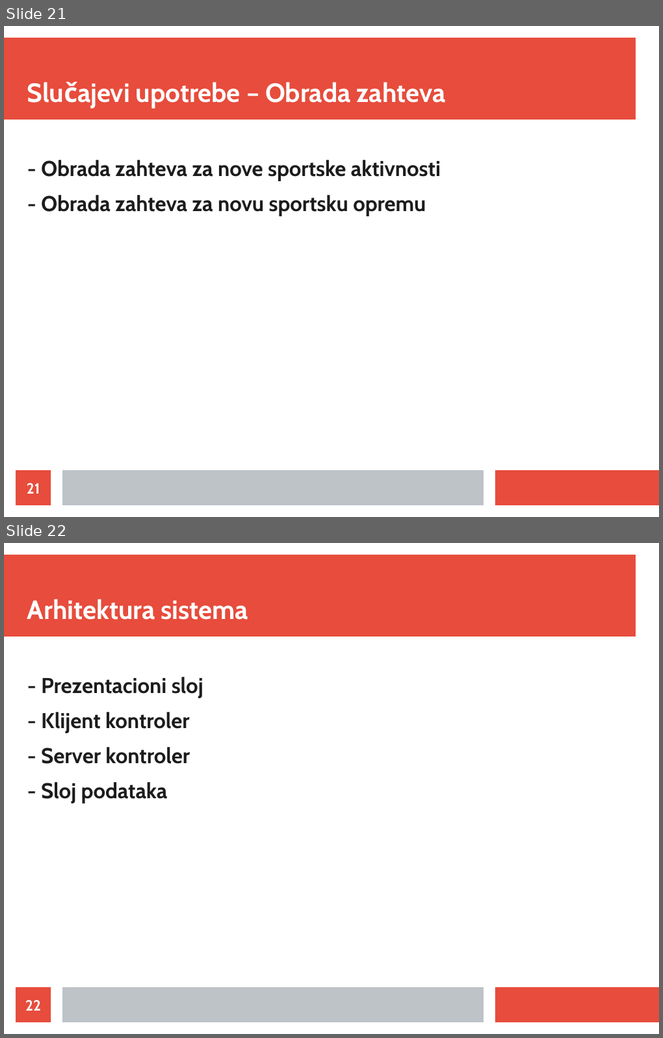
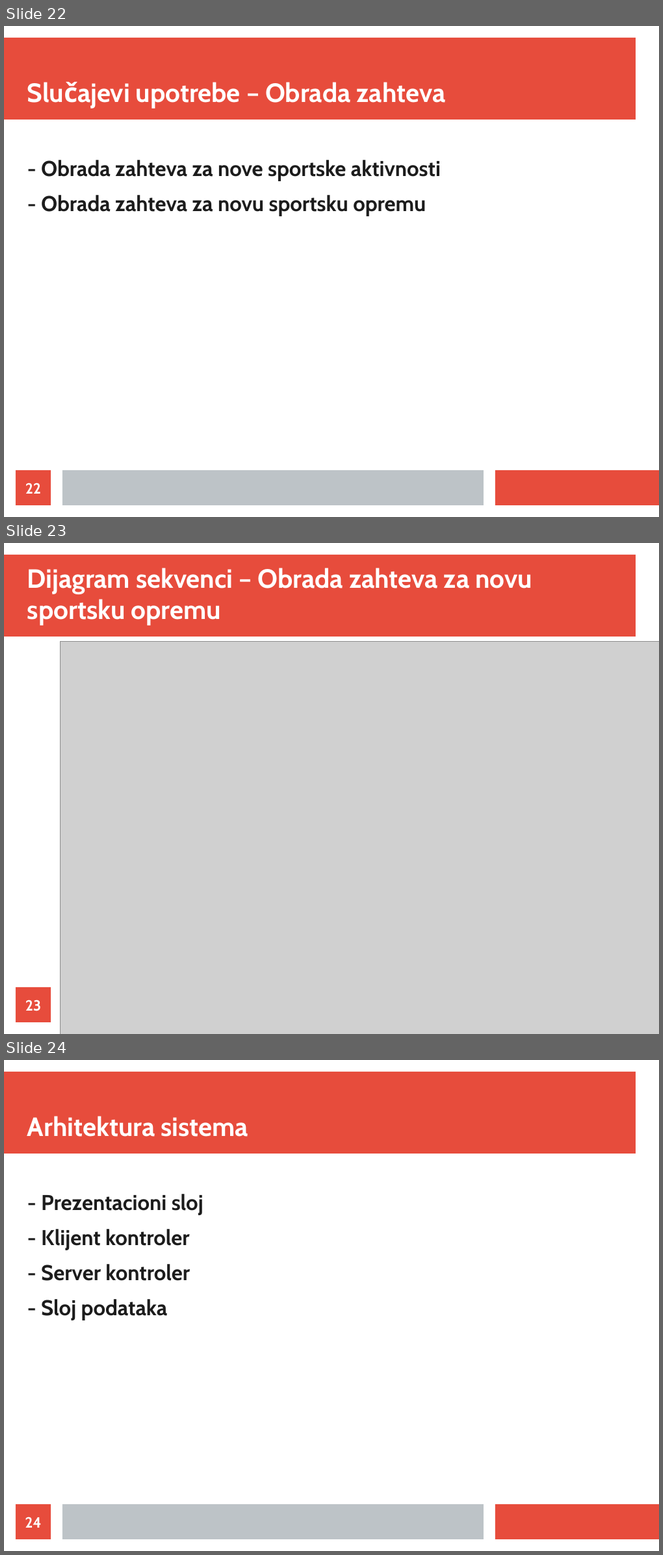
Before and after one commit to ivan-ristovic/sports-club, a slide deck: Prezentacija.odp. Shown one above the other, each under a label of ours: slides 21 and 22 before the commit, slides 22, 23 and 24 after it. The pictures are 663x1038 and 663x1555 pixels, drawn with LibreOffice and Linux fonts; fonts in the diff are those of the drawing; grey boxes stand for pictures. Boxes give left, top, right and bottom in pixels: in the first picture for what was removed or moved away, otherwise in the second. Text is boxed around its words. In the diff, an @@ line names an element or a change of style, - is before the commit and + after.

```diff
--- a/Prezentacija.odp
+++ b/Prezentacija.odp
@@ slide 23 added at box(4, 543, 659, 1034), background #FFFFFF; not listed: 2 template elements that a slide beside it also shows @@
@@ title added at box(27, 568, 532, 626), 32 pt, text #FFFFFF, bold @@
+Dijagram sekvenci – Obrada zahteva za novu sportsku opremu
@@ picture added at box(61, 642, 659, 1034) @@
@@ page number added at box(16, 988, 51, 1023), fill #E74C3C, 18 pt, text #FFFFFF, bold @@
+23
@@ what was slide 21 is now slide 22 @@
@@ page number at box(25, 483, 41, 494): text changed @@
-21
+22
@@ what was slide 22 is now slide 24 @@
@@ page number at box(25, 1517, 41, 1528): text changed @@
-22
+24
```
Also in this commit, not shown: 5 slides changed, 4 other slides added, 2 slides removed.
